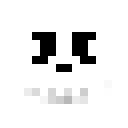
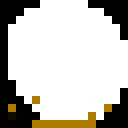
Comparing the layer stacks of the two (128, 128) images. Changes:
added layer "start1" above "breakground" over [56, 120, 72, 128]
added layer "breakground" above "breakground2" over [0, 96, 112, 128]
added layer "breakground2" above "skull" over [8, 96, 112, 128]
painted on "skull" over [8, 0, 128, 128]
added layer "baxk" over [0, 0, 128, 128]
